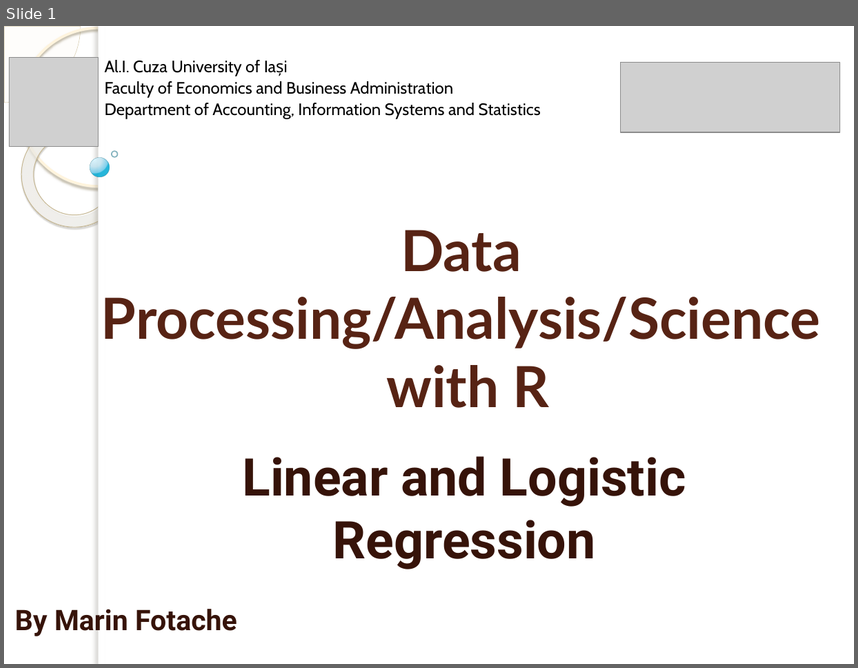
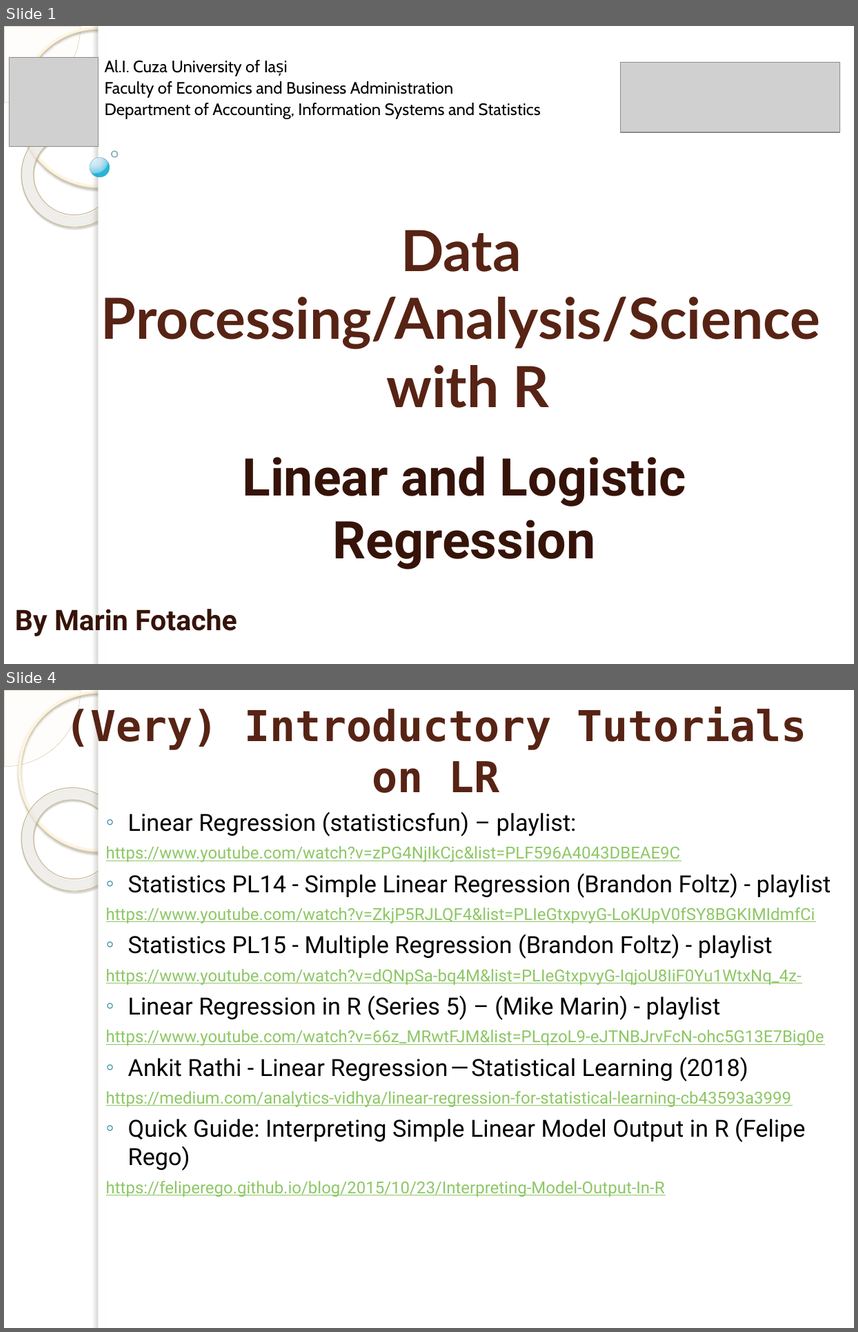
Before and after one commit to marinfotache/Data-Processing-Analysis-Science-with-R, a slide deck: 11 Regression/11_regression.pptx. Shown one above the other, each under a label of ours: slide 1 before the commit, slides 1 and 4 after it; the slides between them are not shown. The pictures are 858x668 and 858x1332 pixels, drawn with LibreOffice and Linux fonts; fonts in the diff are those of the drawing; grey boxes stand for pictures; background and template pictures are left out. Boxes give left, top, right and bottom in pixels: in the first picture for what was removed or moved away, otherwise in the second. Text is boxed around its words. In the diff, an @@ line names an element or a change of style, - is before the commit and + after.

```diff
--- a/11 Regression/11_regression.pptx
+++ b/11 Regression/11_regression.pptx
@@ slide 4 added at bbox=[4, 690, 854, 1328], background picture (left out); not listed: 5 template elements that a slide beside it also shows @@
@@ title added at bbox=[65, 707, 807, 793], 36 pt, text #572314, bold @@
+(Very) Introductory Tutorials on LR
@@ text added at bbox=[106, 811, 831, 1196], 14 pt, text #8DC765, underline @@
+  ◦ Linear Regression (statisticsfun) – playlist:
+  https://www.youtube.com/watch?v=zPG4NjIkCjc&list=PLF596A4043DBEAE9C
+  ◦ Statistics PL14 - Simple Linear Regression (Brandon Foltz) - playlist
+  https://www.youtube.com/watch?v=ZkjP5RJLQF4&list=PLIeGtxpvyG-LoKUpV0fSY8BGKIMIdmfCi
+  ◦ Statistics PL15 - Multiple Regression (Brandon Foltz) - playlist
+  https://www.youtube.com/watch?v=dQNpSa-bq4M&list=PLIeGtxpvyG-IqjoU8IiF0Yu1WtxNq_4z-
+  ◦ Linear Regression in R (Series 5) – (Mike Marin) - playlist
+  https://www.youtube.com/watch?v=66z_MRwtFJM&list=PLqzoL9-eJTNBJrvFcN-ohc5G13E7Big0e
+  ◦ Ankit Rathi - Linear Regression — Statistical Learning (2018)
+  https://medium.com/analytics-vidhya/linear-regression-for-statistical-learning-cb43593a3999
+  ◦ Quick Guide: Interpreting Simple Linear Model Output in R (Felipe Rego)
+  https://feliperego.github.io/blog/2015/10/23/Interpreting-Model-Output-In-R
```
Also in this commit, not shown: 3 slides changed, 3 other slides added.
